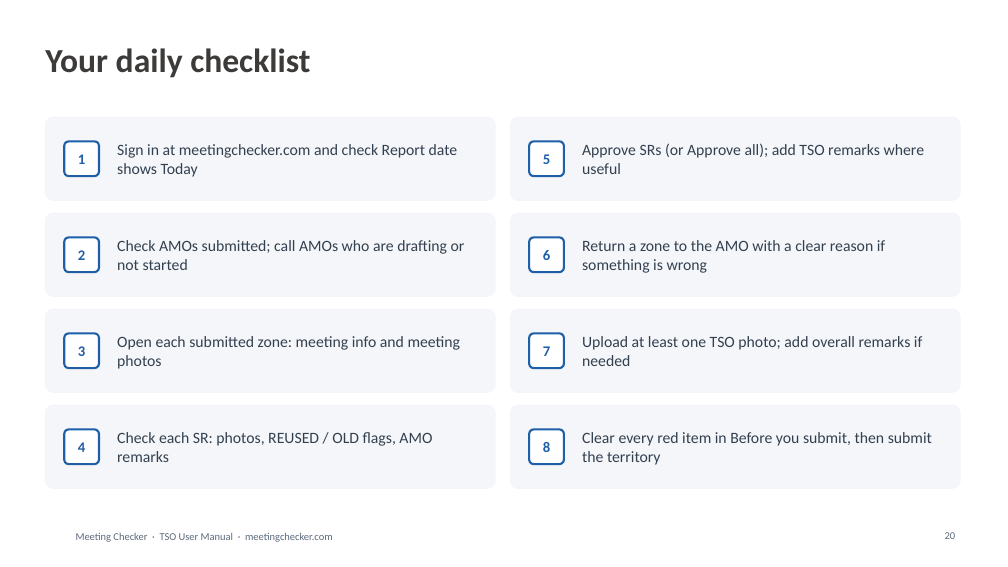
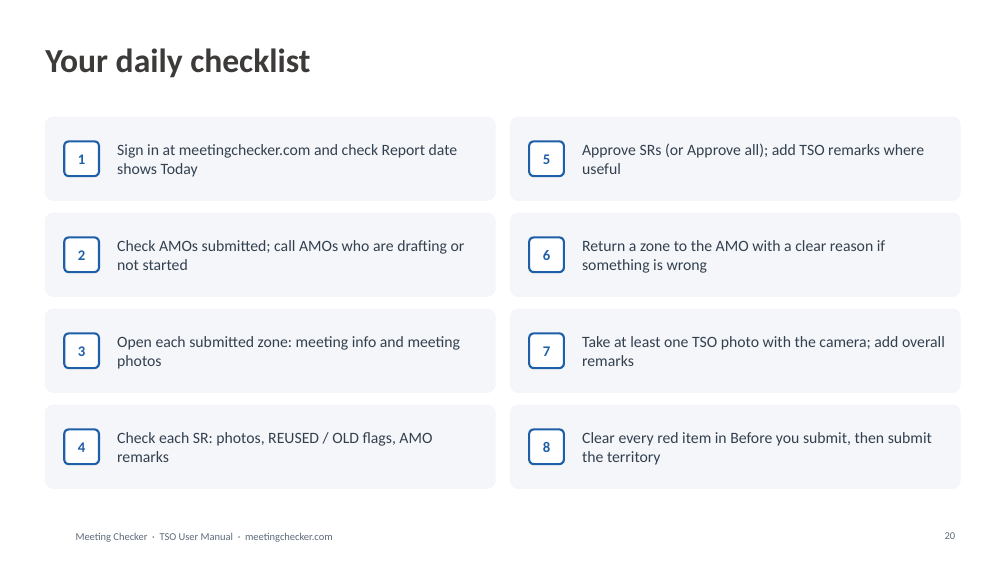
Before and after one commit to asefameerador96-ctrl/Meeting-Checker, a slide deck: slide 20 of docs/user-manuals/Meeting_Checker_TSO_User_Manual.pptx. Drawn at 1008x567 pixels with LibreOffice and Linux fonts; fonts in the diff are those of the drawing; background and template pictures are left out. Boxes give left, top, right and bottom in pixels: in the first picture for what was removed or moved away, otherwise in the second. Text is boxed around its words. In the diff, an @@ line names an element or a change of style, - is before the commit and + after.

```diff
--- a/docs/user-manuals/Meeting_Checker_TSO_User_Manual.pptx
+++ b/docs/user-manuals/Meeting_Checker_TSO_User_Manual.pptx
@@ text at [582,336,945,366]: text changed @@
-Upload at least one TSO photo; add overall remarks if needed
+Take at least one TSO photo with the camera; add overall remarks
```
Also in this commit, not shown: 3 other slides changed, 24 other files.
